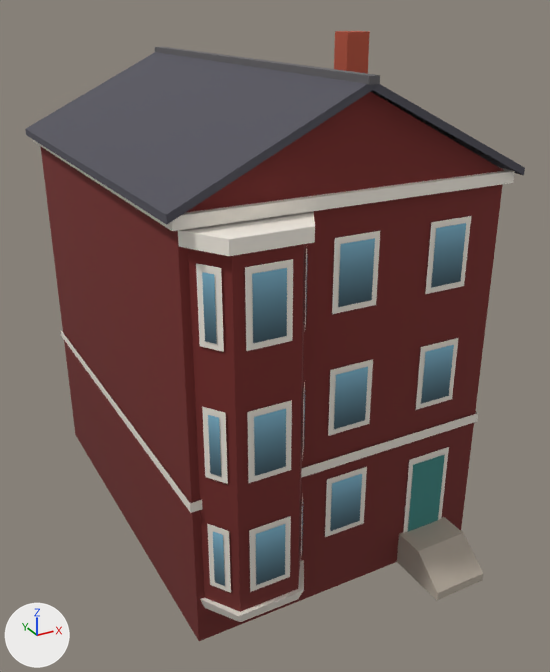
Two versions of the glTF model newcity/art/kit/lane_e3_far.glb, one commit apart.
Both versions are drawn from a camera (50 mm lens) standing at (-10.1, -20.4, 15.5) and looking at (0.3, -1.5, 6.1). Lighting does not change. The marker at lower left points along +X, +Y and +Z. The picture after the commit comes second. Vertices at exactly the same position are counted once.

In view in the first picture: 'lane_e3_far'.
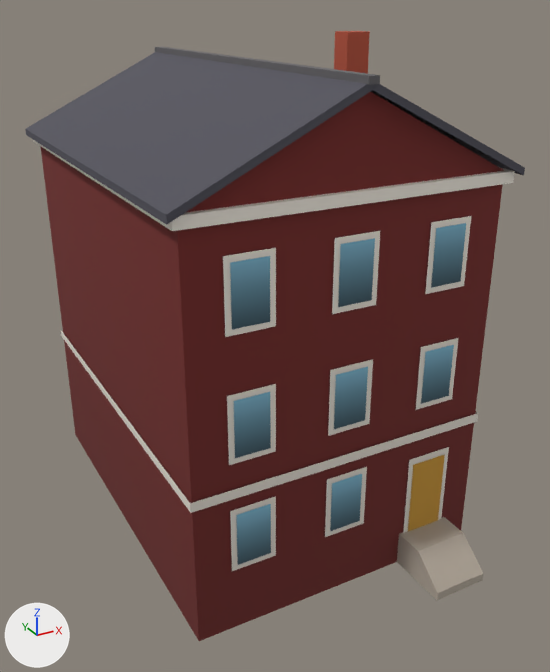
The change in detail:
me_lane_e3_far is used by ob_lane_e3_far; location (0.0, 0.0, 0.0).
me_lane_e3_far had 224 vertices, 180 faces and spanned x -4.85..4.85, y -7.86..6.4, z 0.0..14.68.
me_lane_e3_far now has 152 vertices, 128 faces and spans x -4.85..4.85, y -7.86..6.4, z 0.0..14.68.
me_lane_e3_far part 1: 20 loose pieces with 88 vertices, spanning x -4.5..-1.2, y -7.1..-5.98, z 1.05..11.2, are deleted.
Part 2, on me_lane_e3_far:
8 vertices are removed from x -4.3..-1.4, y -6.9..-5.98, z 1.4..10.85.
8 faces are deleted.
12 vertices are added at x -3.5..-3.34, y -6.06..-6.04, z 1.95..10.5.
6 new vertices lie (1.3, 0.0, 0.0) away from vertices in x -3.5, y -6.04, z 1.95..10.5.
6 new vertices lie (0.98, 0.0, 0.0) away from vertices in x -3.34, y -6.06, z 2.11..10.34.
12 new faces join them.
me_lane_e3_far part 3: 6 kept faces spanning x -0.49..3.42, y -6.06, z 1.05..10.34 get new texture (UV) coordinates.

Pixel boxes (x1, y1, x2, y2) of what changed, in the pictures (550 x 672 px; the box of a moved part takes in the faces that stretch with it):
part 1 of me_lane_e3_far, deleted: before (178, 211, 315, 622)
part 2 of me_lane_e3_far, moved or reshaped: before (188, 244, 305, 612); after (223, 248, 276, 571)
part 3 of me_lane_e3_far, surface changed (cyan to brown): (408, 455, 445, 532) in both
